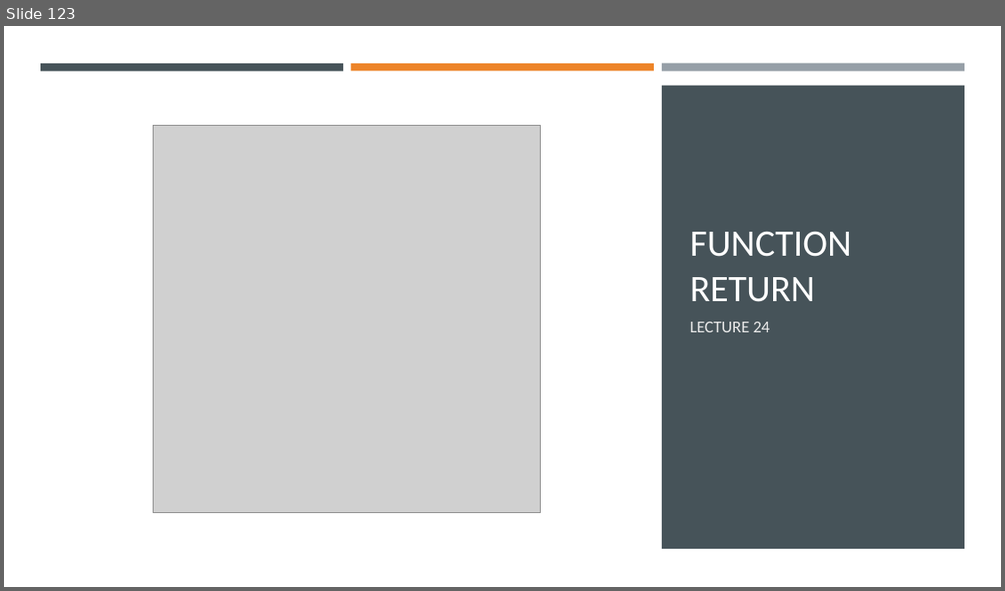
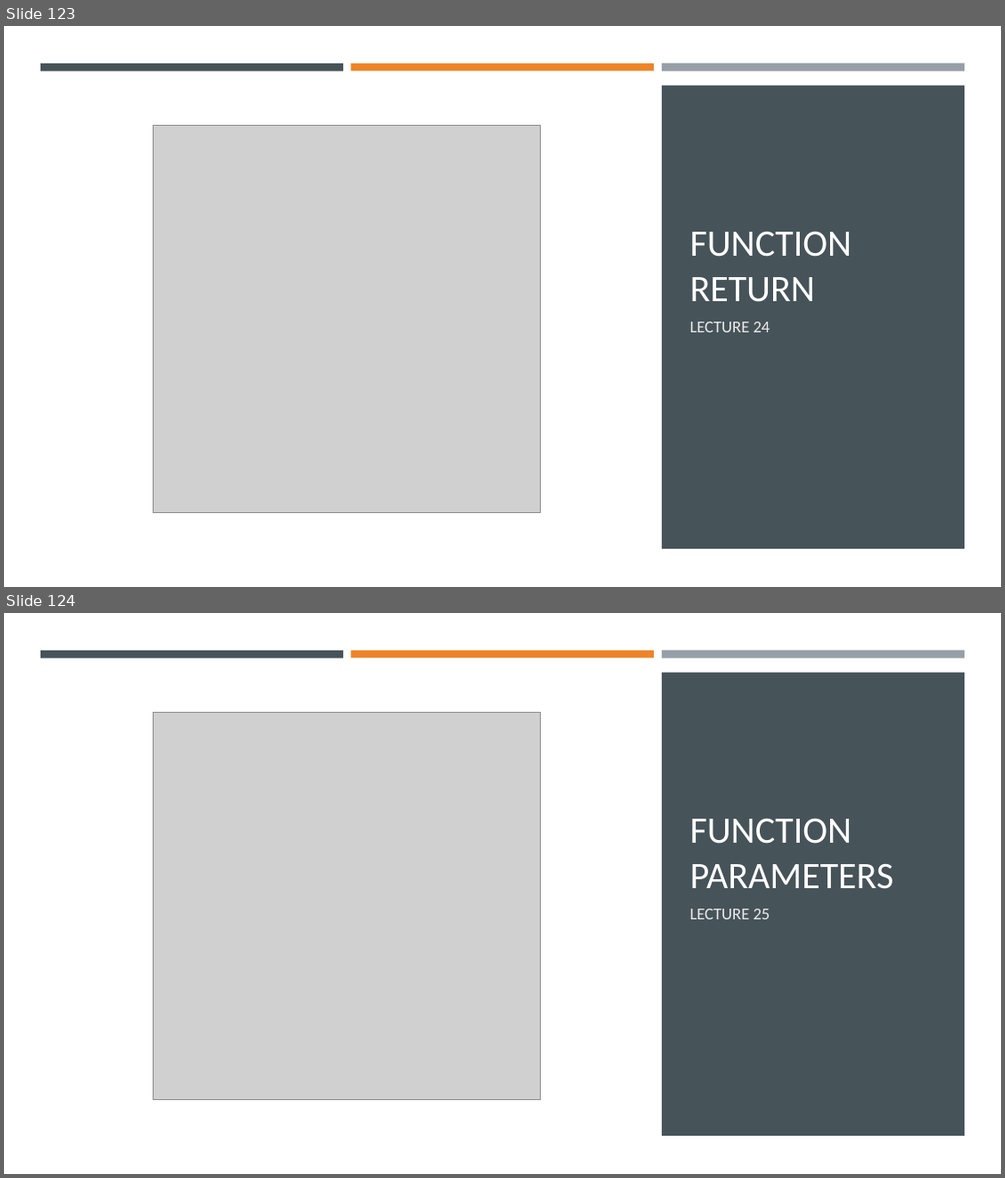
Before and after one commit to Ghost0396/iot, a slide deck: python/Python 3.pptx. Shown one above the other, each under a label of ours: slide 123 before the commit, slides 123 and 124 after it. The pictures are 1005x591 and 1005x1178 pixels, drawn with LibreOffice and Linux fonts; fonts in the diff are those of the drawing; grey boxes stand for pictures. Boxes give left, top, right and bottom in pixels: in the first picture for what was removed or moved away, otherwise in the second. Text is boxed around its words. In the diff, an @@ line names an element or a change of style, - is before the commit and + after.

```diff
--- a/python/Python 3.pptx
+++ b/python/Python 3.pptx
@@ slide 124 added at [4, 613, 1001, 1174], background #FFFFFF @@
@@ rectangle added at [4, 666, 1001, 1174], fill #FFFFFF @@
@@ rectangle added at [40, 650, 343, 657], fill #465359 @@
@@ rectangle added at [351, 650, 654, 657], fill #ED8428 @@
@@ rectangle added at [662, 650, 964, 658], fill #969FA7 @@
@@ rectangle added at [662, 672, 964, 1135], fill #465359 @@
@@ picture added at [153, 712, 540, 1099] @@
@@ title added at [690, 818, 894, 889], 36 pt, text #FFFFFF @@
+FUNCTION
+PARAMETERS
@@ text added at [690, 908, 770, 919], 16 pt, text #EBEBEB @@
+LECTURE 25
```
Also in this commit, not shown: 1 slide removed, 3 other files.
